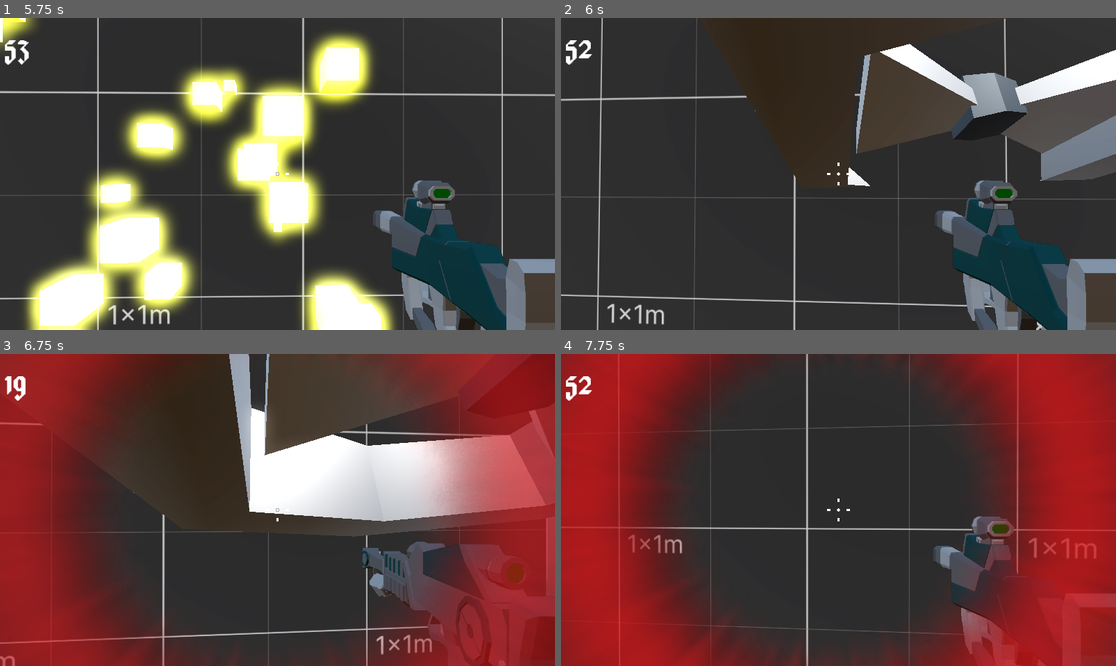
Above: before the commit, frames 1-4 (two rows, left to right).
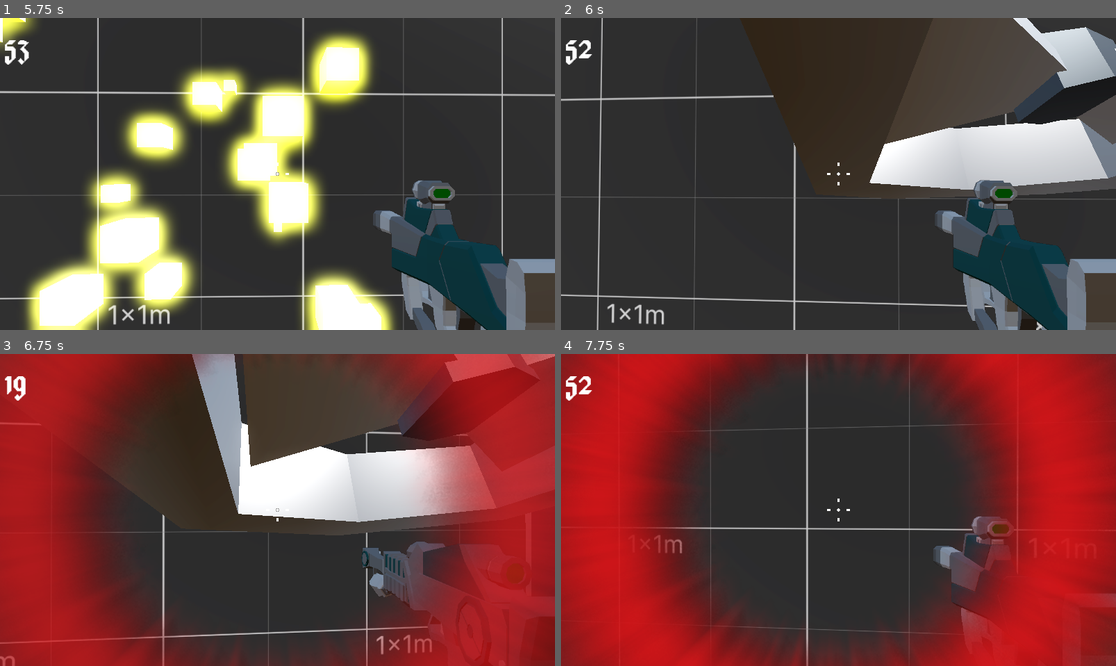
Above: after the commit, the same moments.

Repository: ericvennemeyer/RoboRampage
Game: Godot game, scene res://Levels/main_level.tscn
The game is run twice, just before and just after one commit, with the same random seed, the same clock (stepped at 60 frames per second) and the same inputs.
Inputs (mouse positions are in pixels of both pictures, inside the frame that each line leads up to):
- Up to frame 1 (5.75 s): tap Enter at 0.5 s; move the mouse to (305, 174) at 0.52 s; press the mouse at (305, 174) at 0.53 s; hold W (move_forward) from 0.53 s (still down); tap Space (jump) at 0.77, 1.52, 3.02, 3.77, 4.52 s; move the mouse to (249, 174) at 1.27 s; release the mouse at (249, 174) at 1.28 s; right-click (249, 174) at 1.35 s; move the mouse to (288, 167) at 2.02 s; hold Mouse wheel up (next_weapon) 2.03-2.78 s; move the mouse to (271, 180) at 2.77 s; tap Mouse wheel down (previous_weapon) at 2.85 s; move the mouse to (316, 177) at 3.52 s; hold 1 (weapon_1) 3.53-4.28 s; move the mouse to (233, 170) at 4.27 s; tap 2 (weapon_2) at 4.35 s; move the mouse to (283, 174) at 5.02 s; press the mouse at (283, 174) at 5.03 s
- Up to frame 2 (6 s): move the mouse to (816, 167) at 5.77 s; release W (move_forward) at 5.78 s; release the mouse at (816, 167) at 5.78 s; hold D (move_right) from 5.78 s (still down); right-click (816, 167) at 5.85 s
- Up to frame 3 (6.75 s): tap Space (jump) at 6.02 s; move the mouse to (305, 510) at 6.52 s; release D (move_right) at 6.53 s; hold W (move_forward) from 6.53 s (still down); hold Mouse wheel up (next_weapon) from 6.53 s (still down)
- Up to frame 4 (7.75 s): keep holding W (move_forward); tap Space (jump) at 6.77, 7.52 s; move the mouse to (810, 510) at 7.27 s; release Mouse wheel up (next_weapon) at 7.28 s; tap Mouse wheel down (previous_weapon) at 7.35 s

Frame 1 is identical in both runs. In frame 2, 18% of the frame differs, in the area x 33-100%, y 0-58%; in frame 3, 29%; in frame 4, 35%, in the area x 3-98%, y 0-100%.

Commit message:
4.33 -- The AnimationTree Node

Diff:
--- a/Enemy/enemy.gd
+++ b/Enemy/enemy.gd
@@ -19,7 +19,8 @@
 		provoked = true
 
 @onready var navigation_agent_3d: NavigationAgent3D = $NavigationAgent3D
-@onready var animation_player: AnimationPlayer = $AnimationPlayer
+@onready var animation_tree: AnimationTree = $AnimationTree
+@onready var playback: AnimationNodeStateMachinePlayback = animation_tree["parameters/playback"]
 
 
 func _ready() -> void:
@@ -45,7 +46,7 @@
 		provoked = true
 
 	if provoked and distance_to_player <= attack_range:
-		animation_player.play("Attack")
+		playback.travel("Attack")
 
 	if direction:
 		look_at_target(direction)
--- a/Enemy/enemy.tscn
+++ b/Enemy/enemy.tscn
@@ -99,6 +99,30 @@
 &"idle": SubResource("Animation_am0pq")
 }
 
+[sub_resource type="AnimationNodeAnimation" id="AnimationNodeAnimation_px1sc"]
+animation = &"Attack"
+
+[sub_resource type="AnimationNodeAnimation" id="AnimationNodeAnimation_am0pq"]
+animation = &"idle"
+
+[sub_resource type="AnimationNodeStateMachineTransition" id="AnimationNodeStateMachineTransition_eqilm"]
+advance_mode = 2
+
+[sub_resource type="AnimationNodeStateMachineTransition" id="AnimationNodeStateMachineTransition_ncf7h"]
+
+[sub_resource type="AnimationNodeStateMachineTransition" id="AnimationNodeStateMachineTransition_m6jha"]
+switch_mode = 2
+advance_mode = 2
+
+[sub_resource type="AnimationNodeStateMachine" id="AnimationNodeStateMachine_px1sc"]
+states/Attack/node = SubResource("AnimationNodeAnimation_px1sc")
+states/Attack/position = Vector2(612.333, 100)
+states/Start/position = Vector2(207.333, 100.667)
+states/idle/node = SubResource("AnimationNodeAnimation_am0pq")
+states/idle/position = Vector2(390.333, 100)
+transitions = ["Start", "idle", SubResource("AnimationNodeStateMachineTransition_eqilm"), "idle", "Attack", SubResource("AnimationNodeStateMachineTransition_ncf7h"), "Attack", "idle", SubResource("AnimationNodeStateMachineTransition_m6jha")]
+graph_offset = Vector2(-37, -58)
+
 [node name="Enemy" type="CharacterBody3D"]
 script = ExtResource("1_2pb1h")
 
@@ -116,3 +140,7 @@
 
 [node name="Drone" parent="." instance=ExtResource("2_px1sc")]
 transform = Transform3D(1, 0, 0, 0, 1, 0, 0, 0, 1, 0, 0.48845, 0)
+
+[node name="AnimationTree" type="AnimationTree" parent="."]
+tree_root = SubResource("AnimationNodeStateMachine_px1sc")
+anim_player = NodePath("../AnimationPlayer")
Not shown: 1 places in Enemy/enemy.tscn that only renumber resources
